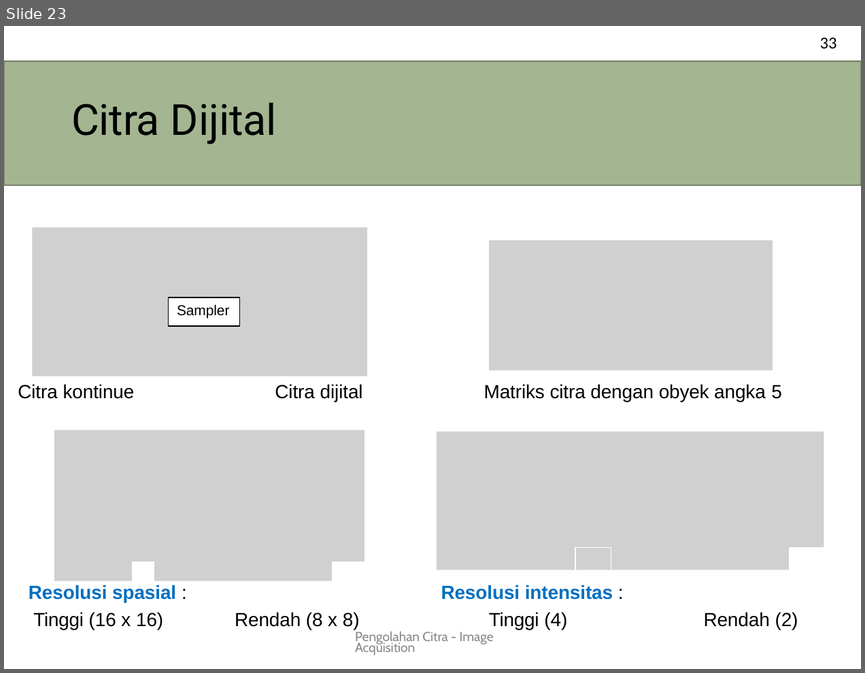
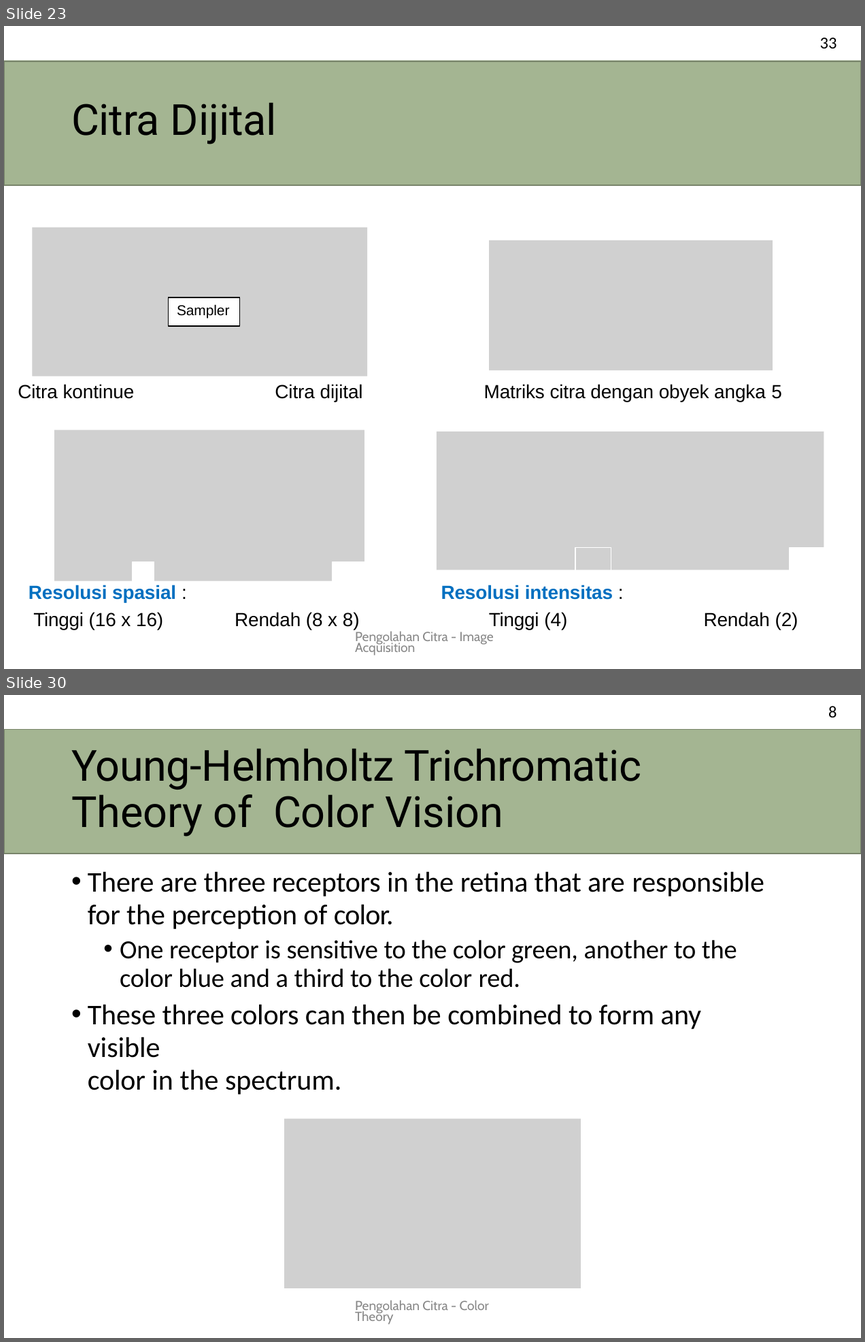
Before and after one commit to novalassalam/comvis, a slide deck: pencit.pptx. Shown one above the other, each under a label of ours: slide 23 before the commit, slides 23 and 30 after it; the slides between them are not shown. The pictures are 865x673 and 865x1342 pixels, drawn with LibreOffice and Linux fonts; fonts in the diff are those of the drawing; grey boxes stand for pictures. Boxes give left, top, right and bottom in pixels: in the first picture for what was removed or moved away, otherwise in the second. Text is boxed around its words. In the diff, an @@ line names an element or a change of style, - is before the commit and + after.

```diff
--- a/pencit.pptx
+++ b/pencit.pptx
@@ slide 30 added at bbox=[4, 695, 861, 1338], background #FFFFFF @@
@@ text added at bbox=[828, 706, 836, 718], 14 pt, text #000000 @@
+8
@@ title added at bbox=[4, 729, 861, 853], fill #A4B592, outline #78846A 0.96 pt, 36 pt, text #000000 @@
+Young-Helmholtz Trichromatic Theory of Color Vision
@@ text added at bbox=[88, 871, 764, 1057], 24 pt, text #000000 @@
+• There are three receptors in the retina that are responsible
+for the perception of color.
+  • One receptor is sensitive to the color green, another to the color blue and a third to the color red.
+• These three colors can then be combined to form any visible
+color in the spectrum.
@@ picture added at bbox=[284, 1118, 581, 1288] @@
@@ text added at bbox=[355, 1300, 489, 1324], 11 pt, text #888888 @@
+Pengolahan Citra - Color Theory
```
Also in this commit, not shown: 1 slide changed, 29 other slides added.
